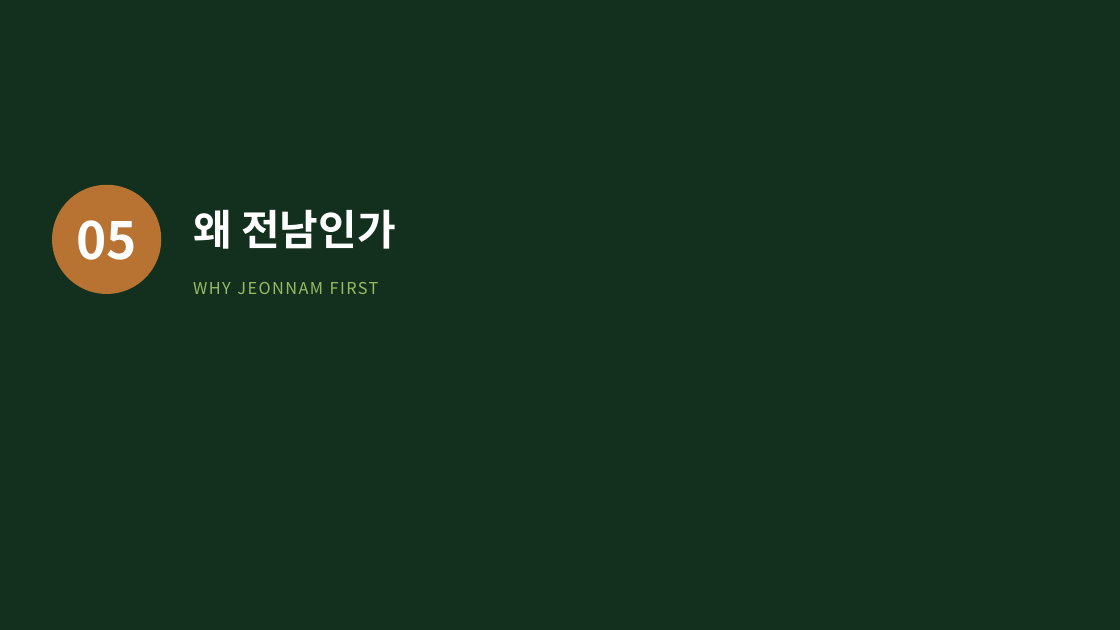
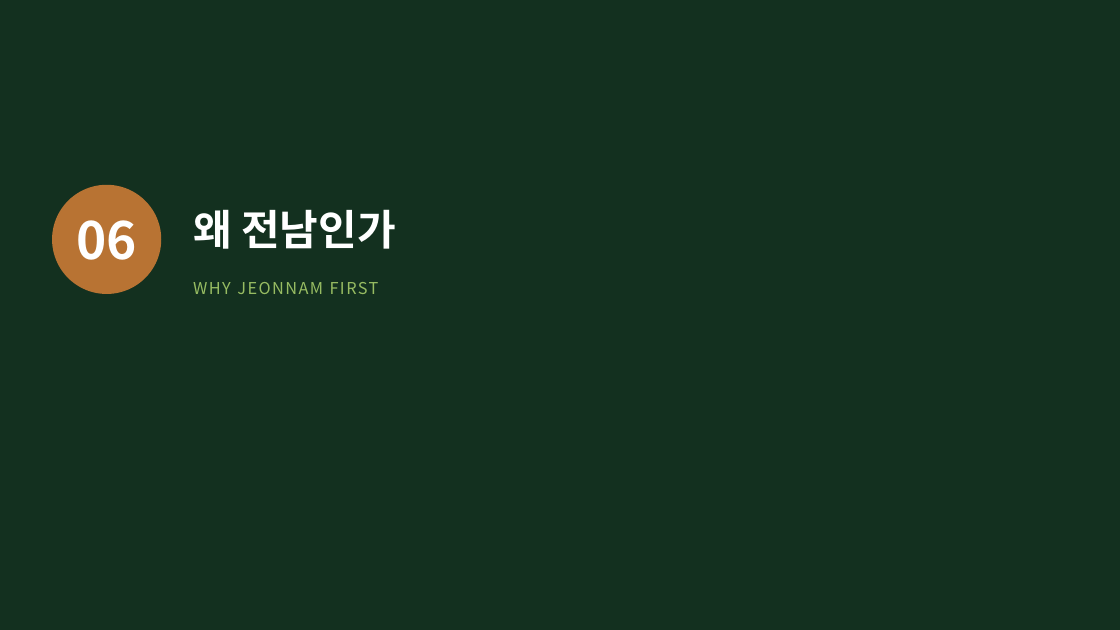
Before and after one commit to hhj3150/Dr-Ha--agent, a slide deck: slide 25 of deliverables/2026-08-03-jeonnam-province/전남한우AX_국가실증거점_제안.pptx (slide 14 before the commit). Drawn at 1120x630 pixels with LibreOffice and Linux fonts; fonts in the diff are those of the drawing. Boxes give left, top, right and bottom in pixels: in the first picture for what was removed or moved away, otherwise in the second. Text is boxed around its words. In the diff, an @@ line names an element or a change of style, - is before the commit and + after.

```diff
--- a/deliverables/2026-08-03-jeonnam-province/전남한우AX_국가실증거점_제안.pptx
+++ b/deliverables/2026-08-03-jeonnam-province/전남한우AX_국가실증거점_제안.pptx
@@ text at (x1=76, y1=220, x2=137, y2=260): text changed @@
-05
+06
```
Also in this commit, not shown: 20 other slides changed, 19 slides added, 3 slides removed, 2 other files.
